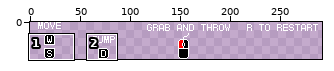
File history of a sprite sheet, Assets/Graphics/Instructions.png. The first picture is a wide view before the edit; the outline marks the close-up.
Close-up. Before:
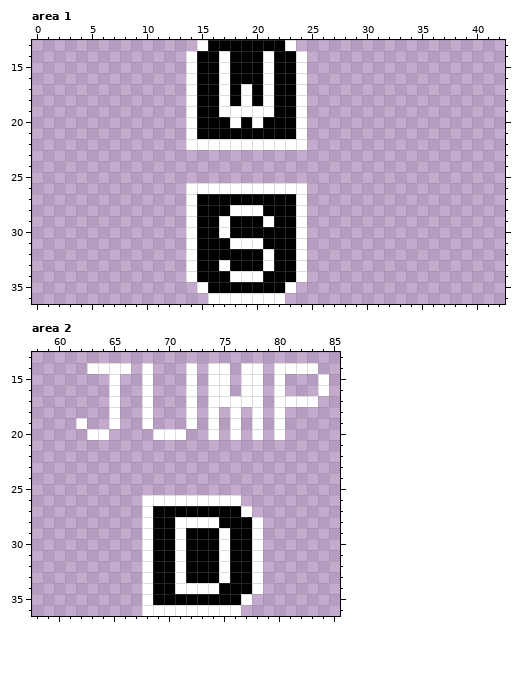
The file is 333x37 pixels. Shown: area 1: x 0..42, y 13..36; area 2: x 58..85, y 13..36. The old version is drawn lined up with the new one. The wide view leaves out empty margins.
Once edited:
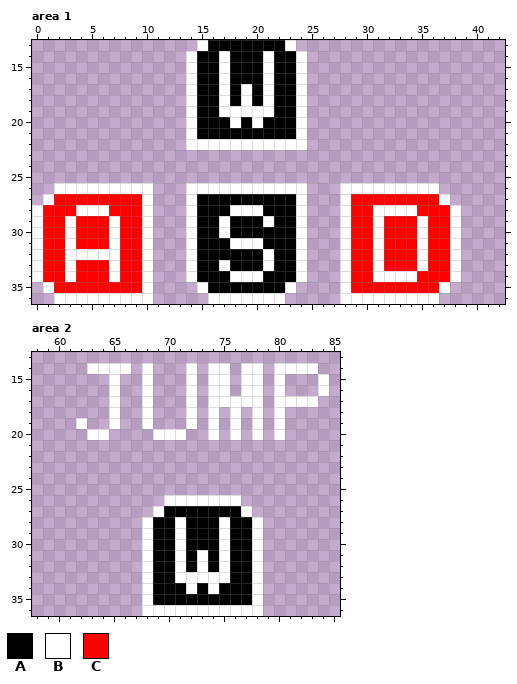
Palette (. is transparent): A #000000  B #ffffff  C #ff0000
Difference:
{"change": "drawings rearranged on the sheet (the old picture shows each at its new place; 2 dropped ones are not shown)"}
{"where": "area 1"}
{"y":26,"x":2,"old":".........","new":"BBBBBBBBB"}
{"y":26,"x":28,"old":".........","new":"BBBBBBBBB"}
{"y":27,"x":1,"old":"..........","new":"BCCCCCCCCB"}
{"y":27,"x":28,"old":"..........","new":"BCCCCCCCCB"}
{"y":28,"x":0,"old":"...........","new":"BCCCBBBCCCB"}
{"y":28,"x":28,"old":"...........","new":"BCCBBBBCCCB"}
{"y":29,"x":0,"old":"...........","new":"BCCBCCCBCCB"}
{"y":29,"x":28,"old":"...........","new":"BCCBCCCBCCB"}
{"y":30,"x":0,"old":"...........","new":"BCCBCCCBCCB"}
{"y":30,"x":28,"old":"...........","new":"BCCBCCCBCCB"}
{"y":31,"x":0,"old":"...........","new":"BCCBCCCBCCB"}
{"y":31,"x":28,"old":"...........","new":"BCCBCCCBCCB"}
{"y":32,"x":0,"old":"...........","new":"BCCBBBBBCCB"}
{"y":32,"x":28,"old":"...........","new":"BCCBCCCBCCB"}
{"y":33,"x":0,"old":"...........","new":"BCCBCCCBCCB"}
{"y":33,"x":28,"old":"...........","new":"BCCBCCCBCCB"}
{"y":34,"x":0,"old":"...........","new":"BCCBCCCBCCB"}
{"y":34,"x":28,"old":"...........","new":"BCCBBBBCCCB"}
{"y":35,"x":1,"old":"..........","new":"BCCCCCCCCB"}
{"y":35,"x":28,"old":"..........","new":"BCCCCCCCCB"}
{"y":36,"x":2,"old":".........","new":"BBBBBBBBB"}
{"y":36,"x":28,"old":".........","new":"BBBBBBBBB"}
{"where": "area 2"}
{"y":26,"x":68,"old":"BB","new":".."}
{"y":27,"x":68,"old":"BA","new":".B"}
{"y":28,"x":72,"old":"BBBA","new":"AAAB"}
{"y":31,"x":73,"old":"A","new":"B"}
{"y":32,"x":73,"old":"A","new":"B"}
{"y":33,"x":72,"old":"AAA","new":"BBB"}
{"y":34,"x":71,"old":"B","new":"A"}
{"y":34,"x":73,"old":"B","new":"A"}
{"y":35,"x":77,"old":"B.","new":"AB"}
{"y":36,"x":77,"old":"..","new":"BB"}
{"label":"added","picture_box":[32,183,153,304]}
{"label":"added","picture_box":[340,183,461,304]}
{"label":"changed","picture_box":[142,495,263,616]}
